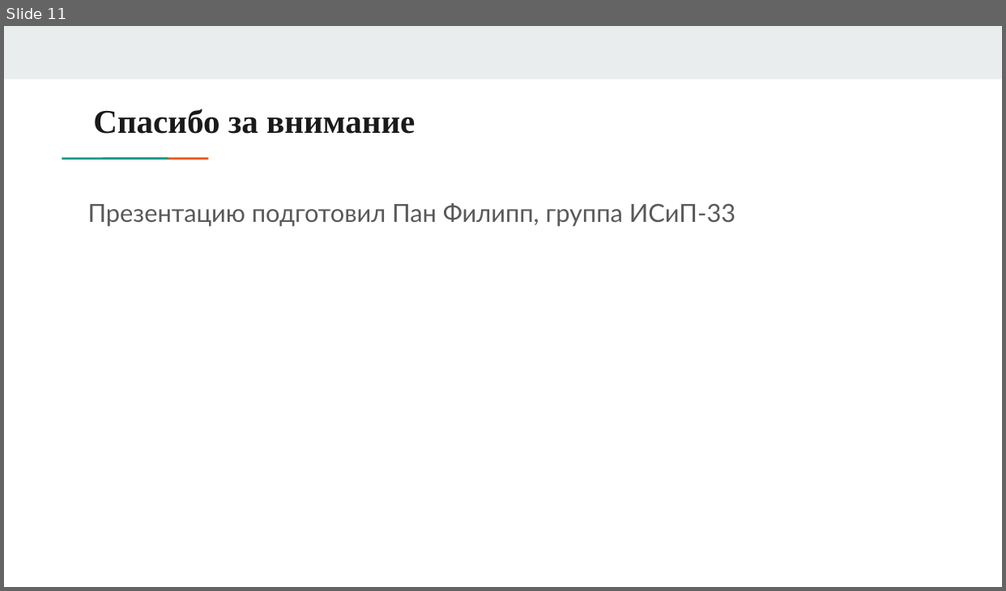
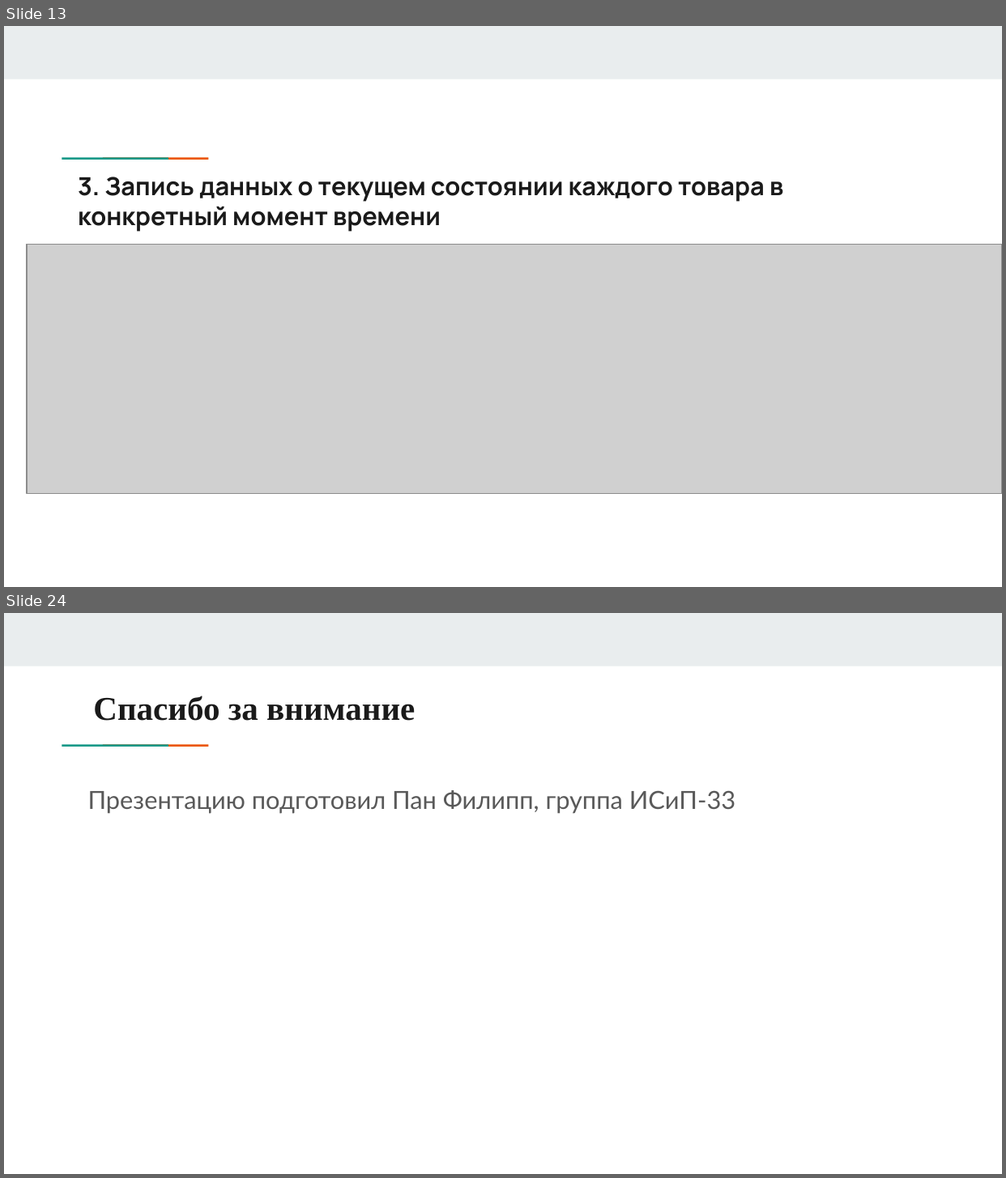
Before and after one commit to PhilippPan/DiplomaKP11, a slide deck: Презентация дипломной работы.pptx. Shown one above the other, each under a label of ours: slide 11 before the commit, slides 13 and 24 after it; the slides between them are not shown. The pictures are 1006x591 and 1006x1178 pixels, drawn with LibreOffice and Linux fonts; fonts in the diff are those of the drawing; grey boxes stand for pictures. Boxes give left, top, right and bottom in pixels: in the first picture for what was removed or moved away, otherwise in the second. Text is boxed around its words. In the diff, an @@ line names an element or a change of style, - is before the commit and + after.

```diff
--- a/Презентация дипломной работы.pptx
+++ b/Презентация дипломной работы.pptx
@@ slide 13 added at (4, 26, 1002, 587), background #FFFFFF; not listed: 3 template elements that a slide beside it also shows @@
@@ title added at (78, 177, 783, 232), 18 pt, text #1A1A1A, bold @@
+3. Запись данных о текущем состоянии каждого товара в конкретный момент времени
@@ picture added at (27, 245, 1002, 494) @@
@@ what was slide 11 is now slide 24 @@
```
Also in this commit, not shown: 2 slides changed, 12 other slides added.
